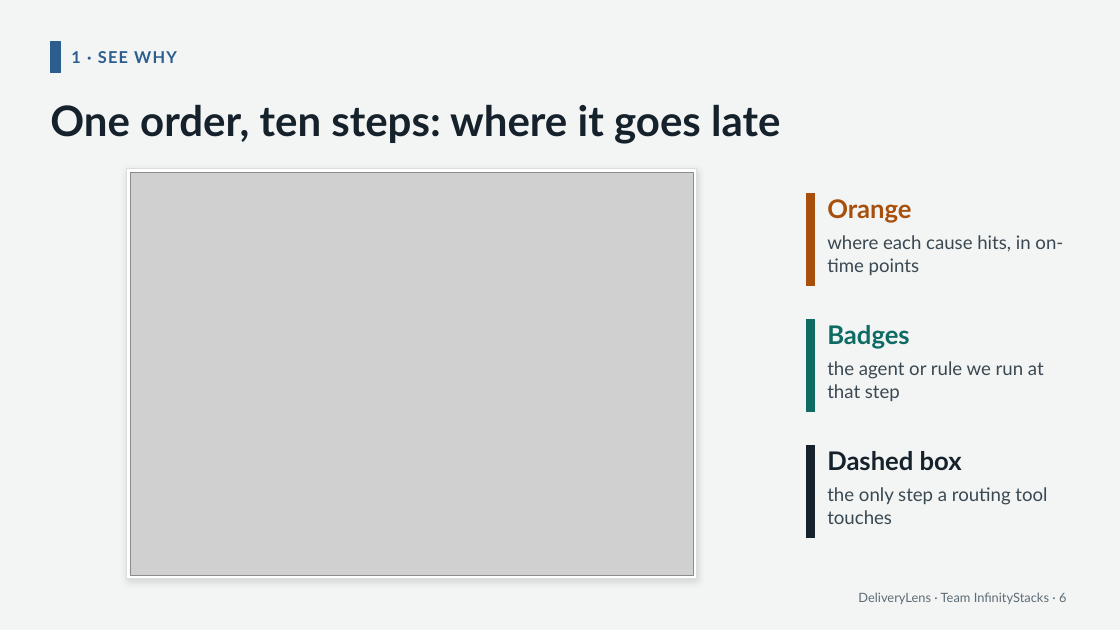
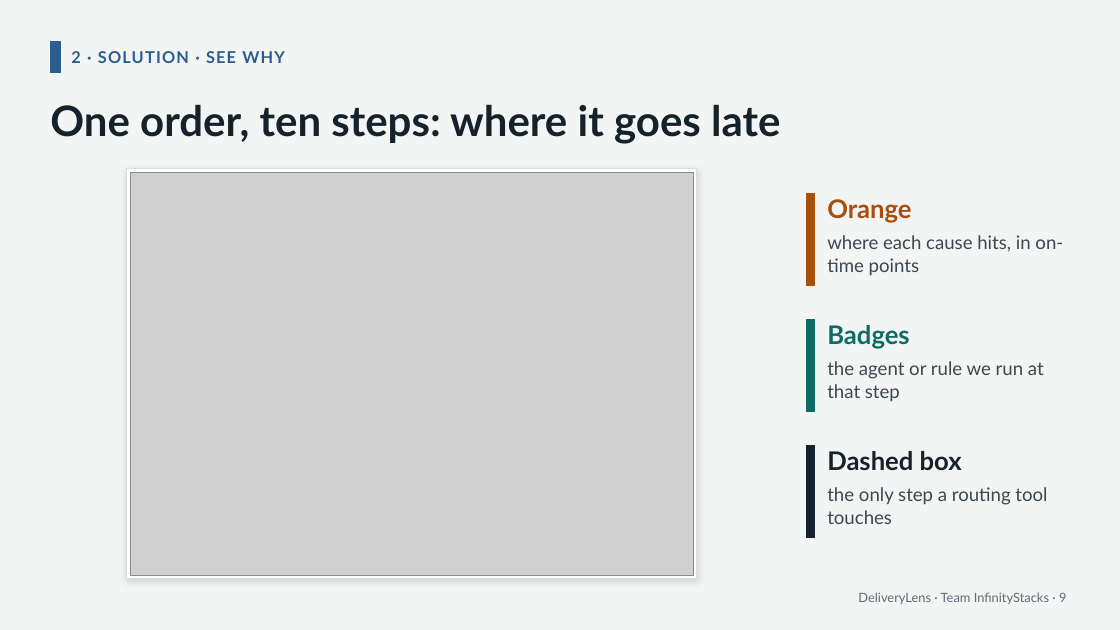
Before and after one commit to saimuthiki/halcyon-deliverylens, a slide deck: slide 9 of deck/DeliveryLens-pitch.pptx (slide 6 before the commit). Drawn at 1120x630 pixels with LibreOffice and Linux fonts; fonts in the diff are those of the drawing; grey boxes stand for pictures. Boxes give left, top, right and bottom in pixels: in the first picture for what was removed or moved away, otherwise in the second. Text is boxed around its words. In the diff, an @@ line names an element or a change of style, - is before the commit and + after.

```diff
--- a/deck/DeliveryLens-pitch.pptx
+++ b/deck/DeliveryLens-pitch.pptx
@@ text at [71, 51, 285, 63]: text changed @@
-1 · SEE WHY
+2 · SOLUTION · SEE WHY
@@ text at [858, 592, 1066, 604]: text changed @@
-DeliveryLens · Team InfinityStacks · 6
+DeliveryLens · Team InfinityStacks · 9
```
Also in this commit, not shown: 13 other slides changed, 13 slides added, 4 other files.
